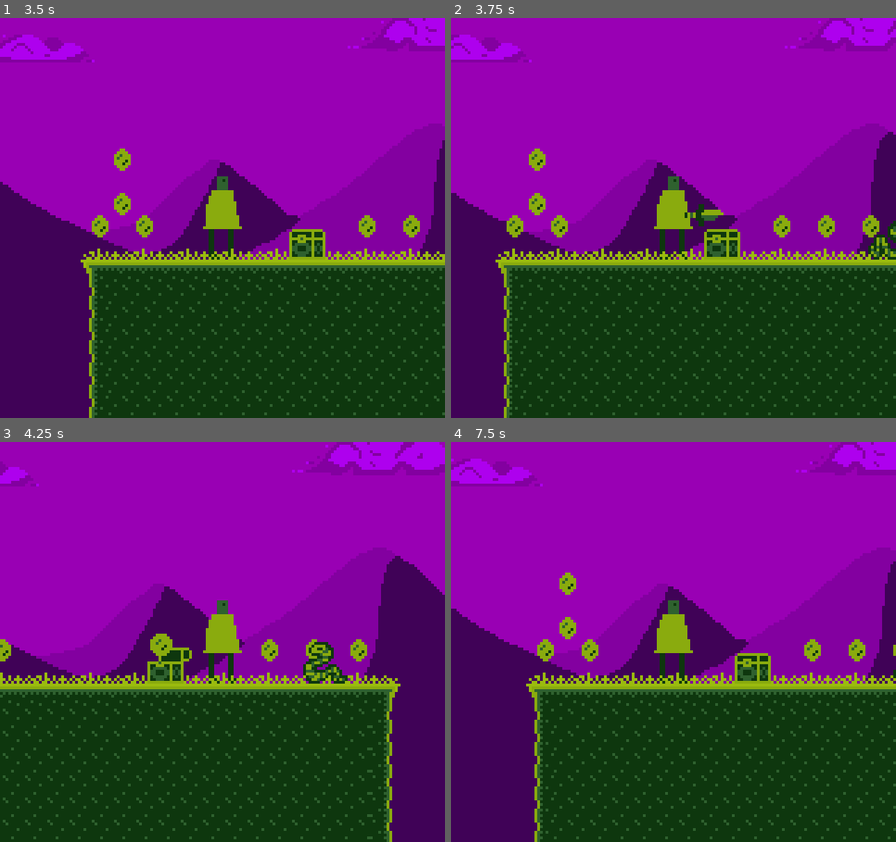
Above: before the commit, frames 1-4 (two rows, left to right).
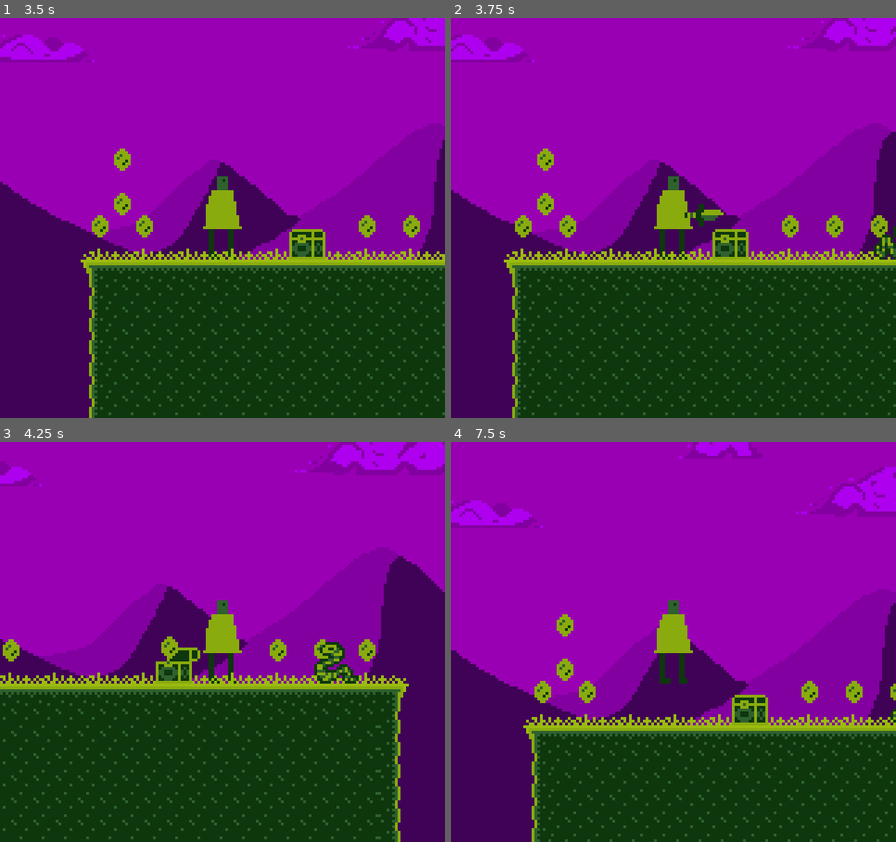
Above: after the commit, the same moments.

Repository: gutino/gamedev_studies
Game: Godot game, scene res://Assets/Levels/Level1/Level1.tscn
The game is run twice, just before and just after one commit, with the same random seed, the same clock (stepped at 60 frames per second) and the same inputs.
Inputs:
- Up to frame 1 (3.5 s): hold Right (ui_right) 0.53-2.03 s; tap Space (ui_accept) at 0.6, 0.77, 1.07, 1.52, 1.55, 1.82, 2.3, 2.85, 3.02, 3.32 s; tap Z (attack) at 1.35 s; hold Left (ui_left) 2.03-2.78 s; hold Shift (sprint) 2.03-2.78 s; hold Right (ui_right) from 2.78 s (still down)
- Up to frame 2 (3.75 s): keep holding Right (ui_right); tap Z (attack) at 3.6 s
- Up to frame 3 (4.25 s): keep holding Right (ui_right); tap Space (ui_accept) at 3.77, 3.8, 4.07 s
- Up to frame 4 (7.5 s): release Right (ui_right) at 4.28 s; hold Left (ui_left) 4.28-5.03 s; tap Shift (sprint) at 4.35 s; tap Space (ui_accept) at 4.52, 4.55, 4.82, 5.1, 6.02, 6.05, 6.32, 6.77, 6.8, 7.07, 7.35 s; hold Right (ui_right) 5.03-5.78 s; hold Left (ui_left) 5.78-7.28 s; tap Z (attack) at 5.85 s; hold Shift (sprint) 6.53-7.28 s; hold Right (ui_right) from 7.28 s (still down)

Frame 1 is identical in both runs. In frame 2, 9.7% of the frame differs, in the area x 0-100%, y 0-100%; in frame 3, 9.7%; in frame 4, 23%.

Commit message:
add life counter

Diff:
--- a/TMB_1/Assets/Actors/Characters/OurGuy/OurGuy.tscn
+++ b/TMB_1/Assets/Actors/Characters/OurGuy/OurGuy.tscn
@@ -11,6 +11,7 @@
 
 const _Sword = preload(\"OurSword.tscn\")
 
+export var _life := 3
 export var _HorizontalVelocity := 80.0
 export var _JumpForce := 180
 export var _JumpingDuration := 0.3
@@ -75,7 +76,11 @@
 	self._Attacking = false
 
 func OnDamage():
-	self.get_tree().reload_current_scene()
+	_life -= 1
+	print(\"AAAI AI\")
+	if _life < 1:
+		self.get_tree().reload_current_scene()
+		print(\"=== Game Over ===\")
 
 func _on_JumpTimer_timeout():
 	_IsJumping = false
--- a/TMB_1/Assets/Scripts/StateMachine.gd
+++ b/TMB_1/Assets/Scripts/StateMachine.gd
@@ -18,10 +18,10 @@
 func changeState(nextState:String) -> void:
 	var nextStateNode : State = self.get_node_or_null(nextState)
 
-	print("----------------------\nChanging state\nCurrent: "+self._CurrState.name+"\nNext:"+nextState)
+	#print("----------------------\nChanging state\nCurrent: "+self._CurrState.name+"\nNext:"+nextState)
 
 	if (_CurrState == nextStateNode):
-		print("Same state, change canceled")
+		#print("Same state, change canceled")
 		return
 
 	_CurrState.exit()
